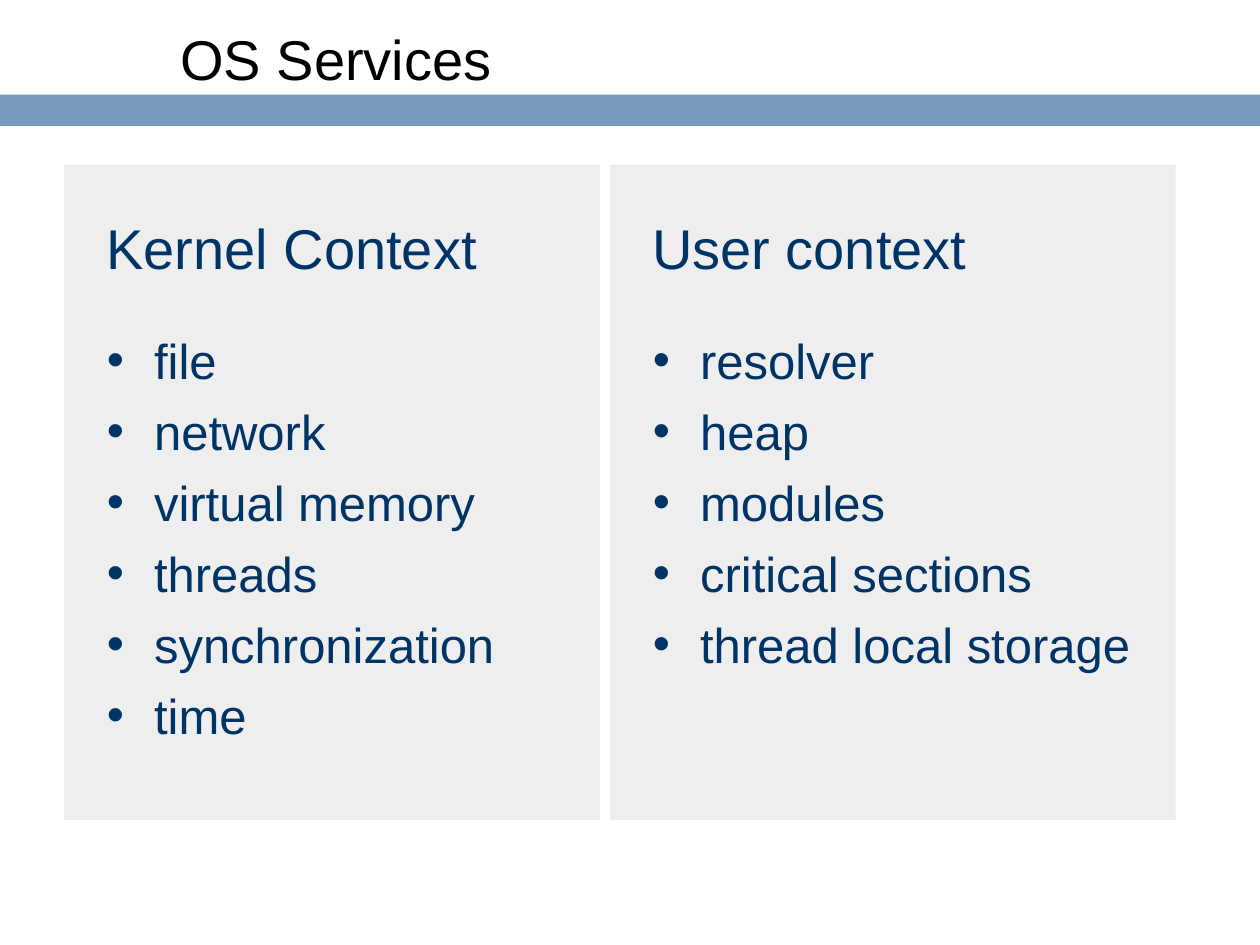
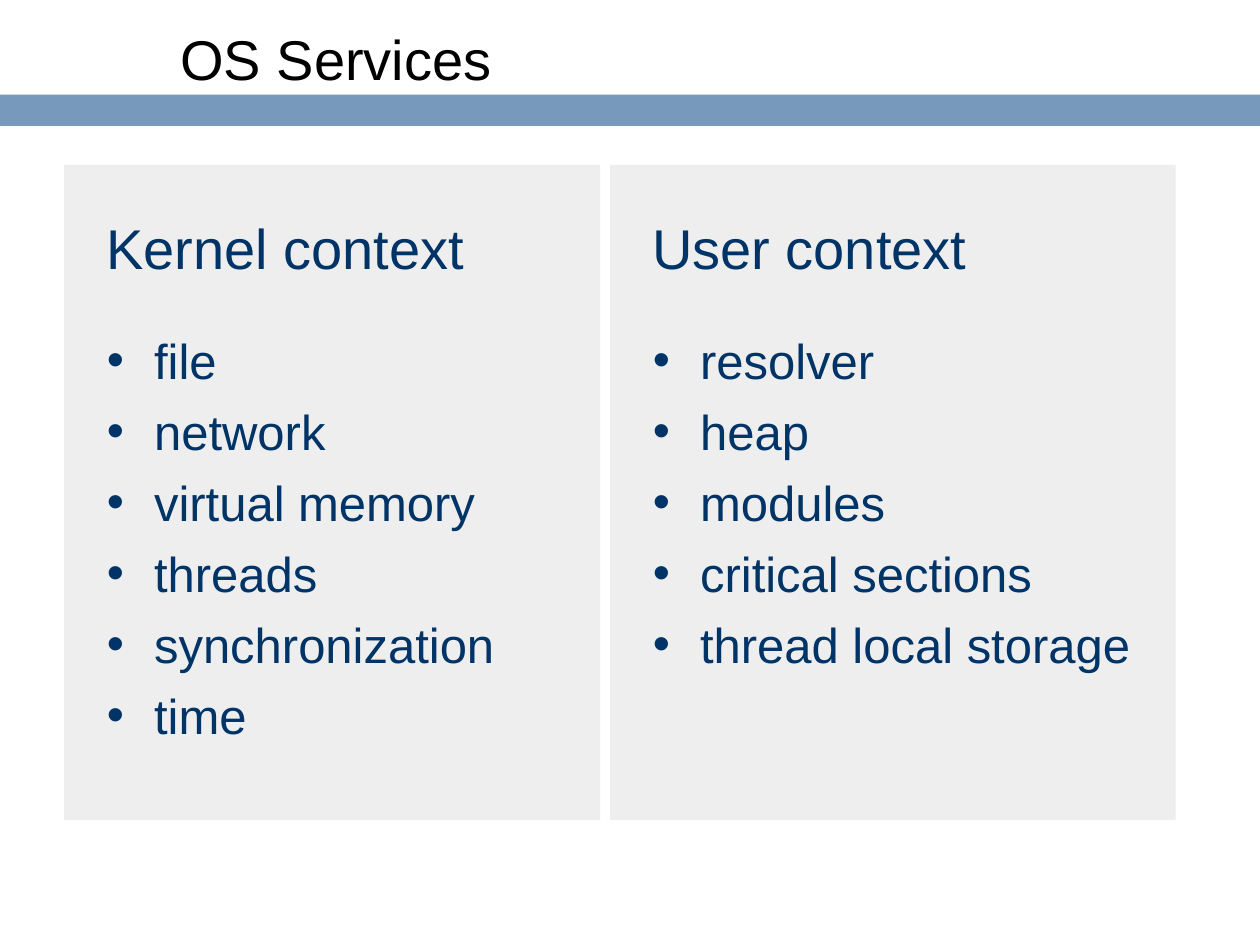
Before and after one commit to ringgaard/sanos, a slide deck: slide 17 of doc/jbox-jaoo.ppt. Drawn at 1260x945 pixels with LibreOffice and Linux fonts; fonts in the diff are those of the drawing; background and template pictures are left out. Boxes give left, top, right and bottom in pixels: in the first picture for what was removed or moved away, otherwise in the second. Text is boxed around its words. In the diff, an @@ line names an element or a change of style, - is before the commit and + after.

```diff
--- a/doc/jbox-jaoo.ppt
+++ b/doc/jbox-jaoo.ppt
@@ text at (106,228,464,270): text changed @@
-Kernel Context
+Kernel context
```
Also in this commit, not shown: 6 other slides changed, 3 other files.
